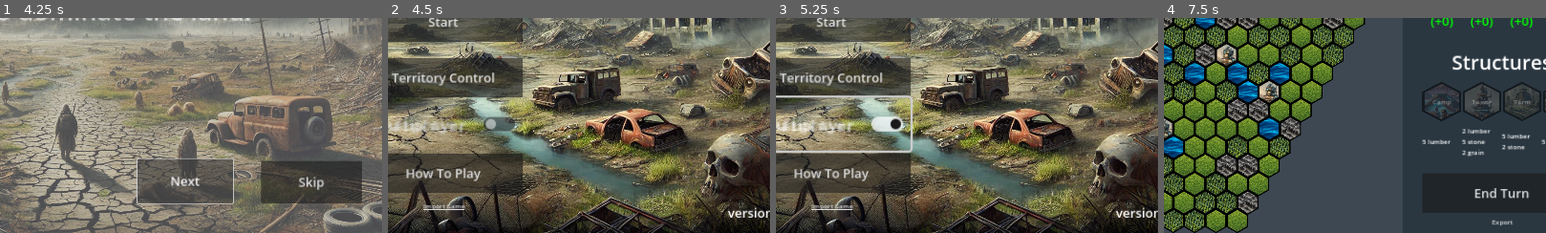
Above: before the commit, frames 1-4 (left to right).
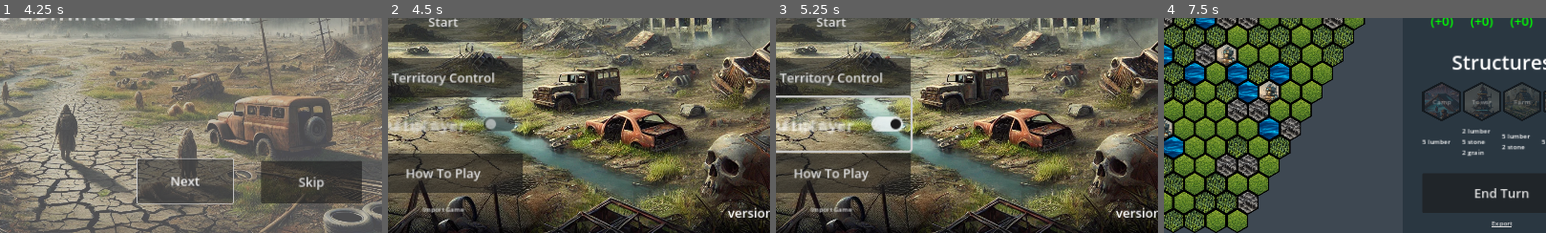
Above: after the commit, the same moments.

Repository: nguyendangy/hex-conquer
Game: Godot game, scene res://Scenes/Intro.tscn
Same seed, same stepped clock (60 frames per second), same inputs: the game is played once before the commit and once after it.
Inputs (mouse positions are % of the whole screen's width and height, from its top left):
- Up to frame 1 (4.25 s): move the mouse to (72, 45) at 0.52 s; hold Right mouse button (camera_pan) 0.53-1.25 s; click (72, 45) at 0.67 s; drag from (30, 55) to (45, 70) at 1.27 s; move the mouse to (60, 28) at 2.02 s; tap Mouse wheel down (camera_zoom_out) at 2.1 s; click (60, 28) at 2.17 s; click "Next" at 2.75 s; click "Next" at 3.5 s
- Up to frame 2 (4.5 s): click "Skip" at 4.25 s
- Up to frame 3 (5.25 s): click "Multiplayer" at 5 s
- Up to frame 4 (7.5 s): click "How To Play" at 5.75 s; click "Back" at 6.5 s; click "Start" at 7.25 s
The pictures show only the part of the screen within x 43-93%, y 50-100%; the shares and areas given below are measured in that part.

Frame 1 is identical in both runs. In frame 2, 0.3% of the frame differs, in the area x 9-21%, y 86-91%; in frame 3, 0.3%; in frame 4, 0.1%.

Commit message:
Improve import/export UI

Diff:
--- a/Scenes/HUD.tscn
+++ b/Scenes/HUD.tscn
@@ -449,11 +449,14 @@
 theme_override_font_sizes/font_size = 32
 text = "End Turn"
 
-[node name="ExportButton" type="LinkButton" parent="."]
-offset_left = 225.0
+[node name="CenterContainer" type="CenterContainer" parent="."]
+offset_left = 50.0
 offset_top = 1040.0
-offset_right = 276.0
+offset_right = 450.0
 offset_bottom = 1070.0
+
+[node name="ExportButton" type="LinkButton" parent="CenterContainer"]
+layout_mode = 2
 toggle_mode = true
 text = "Export"
 
@@ -462,4 +465,4 @@
 [connection signal="pressed" from="Buildings/Buttons/Button3" to="." method="_on_button_3_pressed"]
 [connection signal="pressed" from="Buildings/Buttons/Button4" to="." method="_on_button_4_pressed"]
 [connection signal="pressed" from="EndTurnButton" to="." method="_on_EndTurnButton_pressed"]
-[connection signal="pressed" from="ExportButton" to="." method="_on_exportButton_pressed"]
+[connection signal="pressed" from="CenterContainer/ExportButton" to="." method="_on_exportButton_pressed"]
--- a/Scenes/Main.tscn
+++ b/Scenes/Main.tscn
@@ -37,7 +37,7 @@
 [sub_resource type="TileSetAtlasSource" id="TileSetAtlasSource_nilwd"]
 texture = ExtResource("4_52ggh")
 texture_region_size = Vector2i(182, 210)
-0:0/next_alternative_id = 6
+0:0/next_alternative_id = 7
 0:0/0 = 0
 0:0/0/terrain_set = 0
 0:0/0/terrain = 0
--- a/Scenes/TitleScreen.tscn
+++ b/Scenes/TitleScreen.tscn
@@ -102,7 +102,7 @@
 offset_right = 960.0
 offset_bottom = 150.0
 theme_override_font_sizes/font_size = 32
-text = "Paste the config of a game below!"
+text = "Paste the config of a game below and press import!"
 horizontal_alignment = 1
 vertical_alignment = 1
 
@@ -112,18 +112,21 @@
 offset_right = 960.0
 offset_bottom = 980.0
 
-[node name="ImportButton" type="LinkButton" parent="."]
+[node name="CenterContainer" type="CenterContainer" parent="."]
 layout_mode = 0
-offset_left = 910.0
+offset_left = 760.0
 offset_top = 1000.0
-offset_right = 1013.0
-offset_bottom = 1030.0
+offset_right = 1160.0
+offset_bottom = 1040.0
+
+[node name="ImportButton" type="LinkButton" parent="CenterContainer"]
+layout_mode = 2
 toggle_mode = true
 text = "Import Game"
 
 [connection signal="pressed" from="StartButton" to="StartButton" method="_on_StartButton_pressed"]
 [connection signal="pressed" from="ModeButton" to="ModeButton" method="_on_ModeButton_pressed"]
-[connection signal="toggled" from="CheckButton" to="CheckButton" method="_on_toggled"]
+[connection signal="toggled" from="CheckButton" to="StartButton" method="_on_CheckButton_toggled"]
 [connection signal="pressed" from="HelpButton" to="HelpButton" method="_on_HelpButton_pressed"]
 [connection signal="ready" from="VersionLabel" to="StartButton" method="_on_VersionLabel_ready"]
-[connection signal="pressed" from="ImportButton" to="StartButton" method="_on_ImportButton_pressed"]
+[connection signal="pressed" from="CenterContainer/ImportButton" to="StartButton" method="_on_ImportButton_pressed"]
--- a/Scripts/HUD.gd
+++ b/Scripts/HUD.gd
@@ -44,6 +44,9 @@
 
 # button to end current turn
 @onready var endTurnButton: Node = get_node("EndTurnButton")
+
+# export button
+@onready var exportButton: Node = get_node("CenterContainer/ExportButton")
 
 
 func init_hud() -> void:
--- a/Scripts/Main.gd
+++ b/Scripts/Main.gd
@@ -127,6 +127,10 @@
 	$TextEdit.text += "}"
 
 	$TextEdit.visible = not $TextEdit.visible
+	if hud.exportButton.text == "Hide export":
+		hud.exportButton.text = "Export"
+	else:
+		hud.exportButton.text = "Hide export"
 
 
 func import_data() -> void:
--- a/Scripts/TitleScreen.gd
+++ b/Scripts/TitleScreen.gd
@@ -28,7 +28,7 @@
 	get_tree().change_scene_to_file("res://Scenes/TitleScreen.tscn")
 
 
-func _on_toggled(toggled_on: bool) -> void:
+func _on_CheckButton_toggled(toggled_on: bool) -> void:
 	get_node("/root/TitleScreen/CheckButton").button_pressed = toggled_on
 	Config.multiplayerSelected = toggled_on
 
@@ -37,3 +37,9 @@
 	get_node("/root/TitleScreen/Import").visible = not get_node("/root/TitleScreen/Import").visible
 	Config.import = true
 	Config.importData = get_node("/root/TitleScreen/Import/TextEdit").text
+
+	var importButton = get_node("/root/TitleScreen/CenterContainer/ImportButton")
+	if importButton.text == "Import Game":
+		importButton.text = "Import"
+	else:
+		importButton.text = "Import Game"
